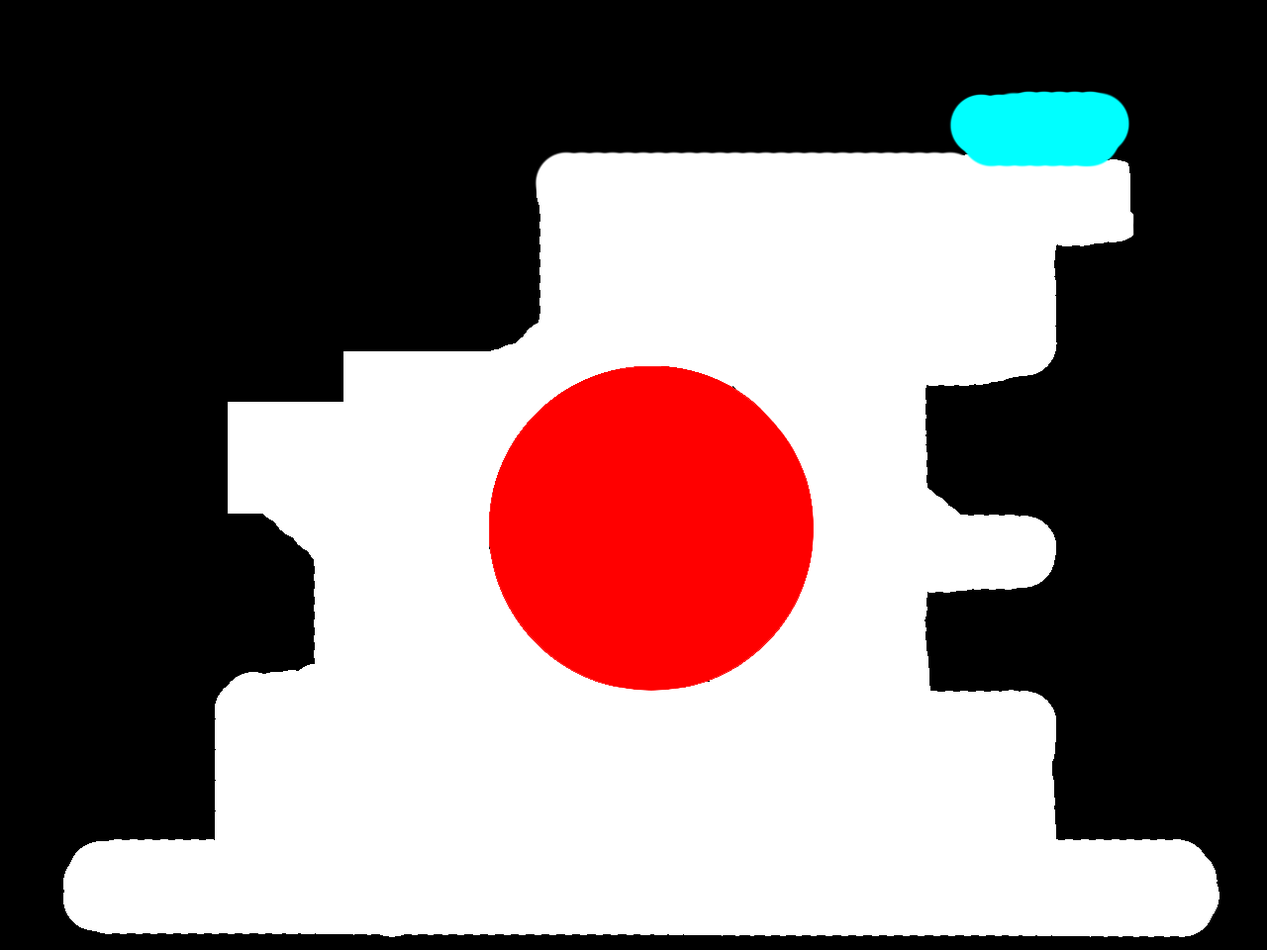
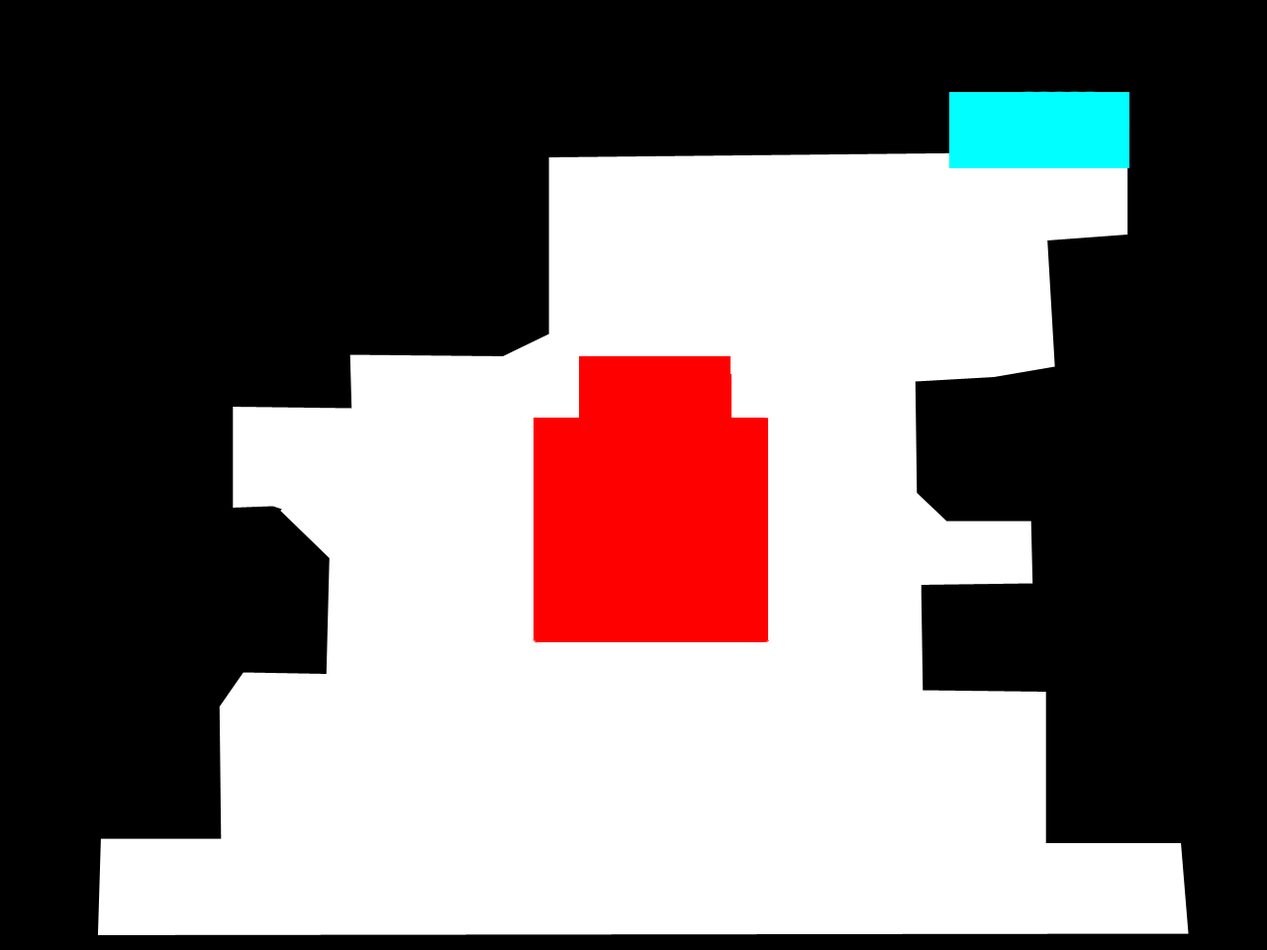
Layered file, before and after one edit (1267x950). Changes by layer:
renamed "Background" to "Layer 0", hid it, moved it above "Layer 1" over (63, 92, 1220, 938)
painted on "Layer 1" over (63, 92, 1220, 938)
added layer "Layer 3" above "Layer 2" over (96, 151, 1189, 936)
